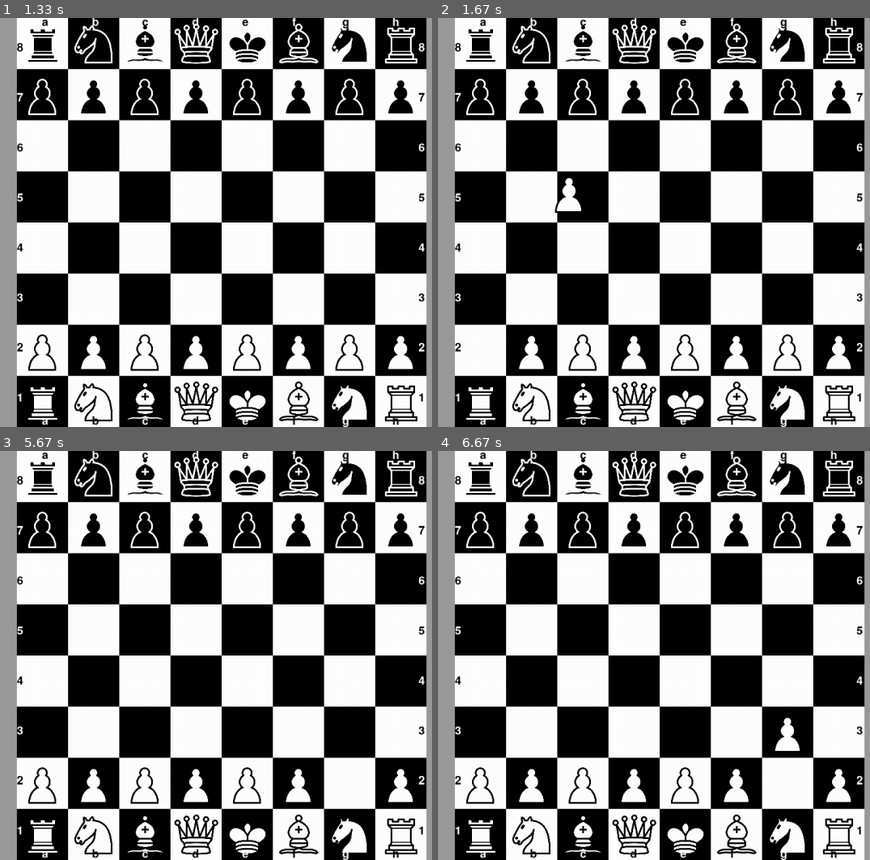
Above: before the commit, frames 1-4 (two rows, left to right).
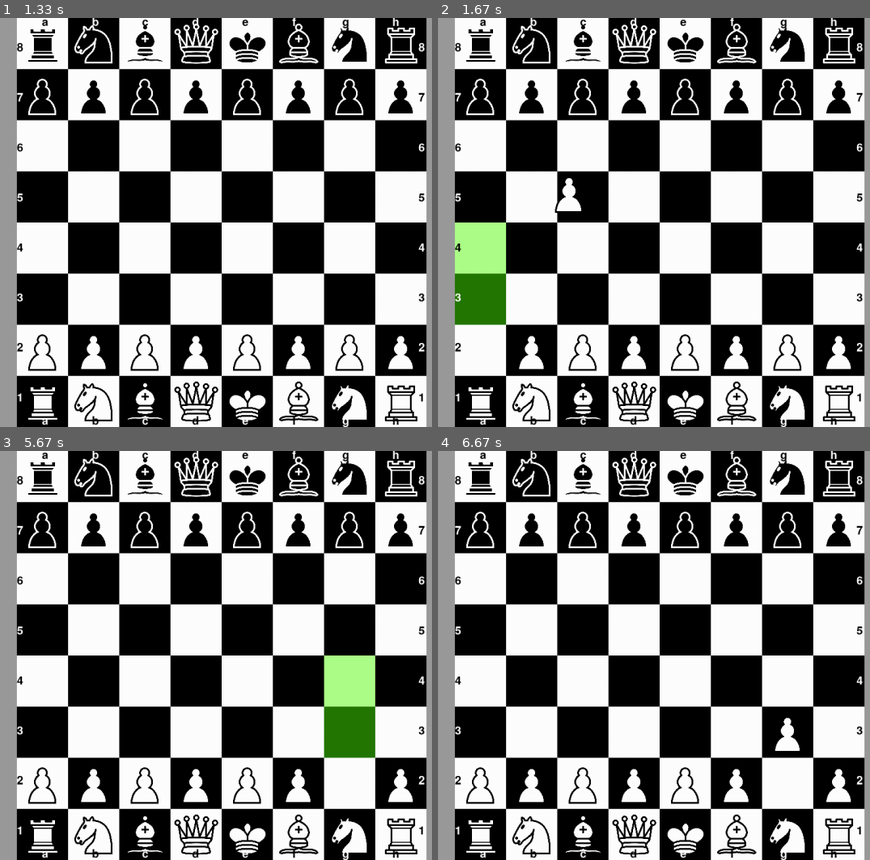
Above: after the commit, the same moments.

Repository: Paxnar/Chesss
Game: pygame game, started from games/chess/main.py
The game is run twice, just before and just after one commit, with the same random seed, the same clock (stepped at 60 frames per second) and the same inputs.
Inputs (mouse positions are in pixels of both pictures, inside the frame that each line leads up to):
- Up to frame 1 (1.33 s): click (311, 112) at 0.38 s; click (95, 316) at 0.78 s; click (34, 349) at 1.2 s
- Up to frame 2 (1.67 s): move the mouse to (567, 189) at 1.5 s
- Up to frame 3 (5.67 s): click (129, 622) at 1.7 s; click (410, 504) at 2.27 s; move the mouse to (17, 598) at 2.63 s; click (17, 598) at 2.9 s; move the mouse to (289, 549) at 3.3 s; click (289, 549) at 3.6 s; move the mouse to (164, 630) at 4.03 s; click (164, 630) at 4.37 s; move the mouse to (345, 798) at 4.83 s; click (345, 798) at 5.2 s
- Up to frame 4 (6.67 s): move the mouse to (762, 708) at 5.7 s; click (762, 708) at 6.1 s

Frame 1 is identical in both runs. In frame 2, 2.9% of the frame differs, in the area x 3-16%, y 50-76%; in frame 3, 3.0%, in the area x 74-87%, y 50-76%; in frame 4, nothing differs.

Commit message:
шахматы - движение фигур - version 4.5 (подсвечивание клеток, на которые можно походить)

Diff:
--- a/games/chess/main.py
+++ b/games/chess/main.py
@@ -94,6 +94,10 @@
                 return False
         else:
             return False
+        try:
+            self.field[row][col].castling = False
+        except BaseException:
+            True
         self.field[row][col] = None  # Снять фигуру.
         self.field[row1][col1] = piece  # Поставить на новое место.
         if type(self.field[row1][col1]) == Pawn:
@@ -110,6 +114,10 @@
                         piece = self.field[row1][0]
                         self.field[row1][0] = None
                         self.field[row1][3] = piece
+            if self.field[row1][col1].get_color() == WHITE:
+                self.kingscoords[0] = [row1, col1]
+            else:
+                self.kingscoords[1] = [row1, col1]
         self.color = opponent(self.color)
         return True
 
@@ -159,7 +167,6 @@
             if not (board.get_piece(row, c) is None):
                 return False
 
-        self.castling = False
         return True
 
     def can_attack(self, board, row, col, row1, col1):
@@ -201,20 +208,25 @@
 
         # ход на 1 клетку
         if row + direction == row1:
-            return True
+            if board.field[row1][col1] is None:
+                return True
 
         # ход на 2 клетки из начального положения
         if (row == start_row
                 and row + 2 * direction == row1
                 and board.field[row + direction][col] is None):
-            return True
+            if board.field[row1][col1] is None:
+                return True
 
         return False
 
     def can_attack(self, board, row, col, row1, col1):
-        direction = 1 if (self.color == WHITE) else -1
-        return (row + direction == row1
-                and (col + 1 == col1 or col - 1 == col1))
+        if board.field[row1][col1] is not None:
+            if board.field[row1][col1].get_color() != self.color:
+                direction = 1 if (self.color == WHITE) else -1
+                return (row + direction == row1
+                        and (col + 1 == col1 or col - 1 == col1))
+        return False
 
     def doesexist(self):
         if self.exists:
@@ -324,11 +336,11 @@
             if abs(col - col1) != 1:
                 return False
 
-        self.castling = False
+        '''self.castling = False
         if self.color == WHITE:
             board.kingscoords[0] = [row1, col1]
         else:
-            board.kingscoords[1] = [row1, col1]
+            board.kingscoords[1] = [row1, col1]'''
         return True
 
     def can_attack(self, board, row, col, row1, col1):
@@ -569,6 +581,23 @@
                     else:
                         image = pygame.transform.scale(load_image("bRook.png"), (90, 90))
                     screen.blit(image, (280 + 90 * o, 90 * (7 - i)))
+                if self.selected == 'piece' and board.color == self.movingpiece.color and\
+                        (type(self.movingpiece) != King or (type(self.movingpiece) == King and (not self.checkW) and
+                                                            (not self.checkB))):
+                    if self.movingpiece.can_attack(board, 7 - self.piece_coords[1], self.piece_coords[0], i, o):
+                        image = pygame.transform.scale(load_image("cool1.png"), (90, 90))
+                        screen.blit(image, (280 + 90 * o, 90 * (7 - i)))
+                    elif self.movingpiece.can_move(board, 7 - self.piece_coords[1], self.piece_coords[0], i, o):
+                        image = pygame.transform.scale(load_image("cool1.png"), (90, 90))
+                        screen.blit(image, (280 + 90 * o, 90 * (7 - i)))
+                elif self.selected == 'piece' and board.color == self.movingpiece.color and\
+                        type(self.movingpiece) == King and self.movingpiece.color == WHITE and self.checkW:
+                    if self.movingpiece.can_attack(board, 7 - self.piece_coords[1], self.piece_coords[0], i, o):
+                        image = pygame.transform.scale(load_image("cool2.png"), (90, 90))
+                        screen.blit(image, (280 + 90 * o, 90 * (7 - i)))
+                    elif self.movingpiece.can_move(board, 7 - self.piece_coords[1], self.piece_coords[0], i, o):
+                        image = pygame.transform.scale(load_image("cool2.png"), (90, 90))
+                        screen.blit(image, (280 + 90 * o, 90 * (7 - i)))
                 x += size
             y += size
             x = self.left
@@ -641,6 +670,7 @@
             else:
                 color = 'black'
 
+
 def main():
     # Создаём шахматную доску
     global checkB
Binary file added: games/chess/data/cool1.png
Binary file added: games/chess/data/cool2.png
